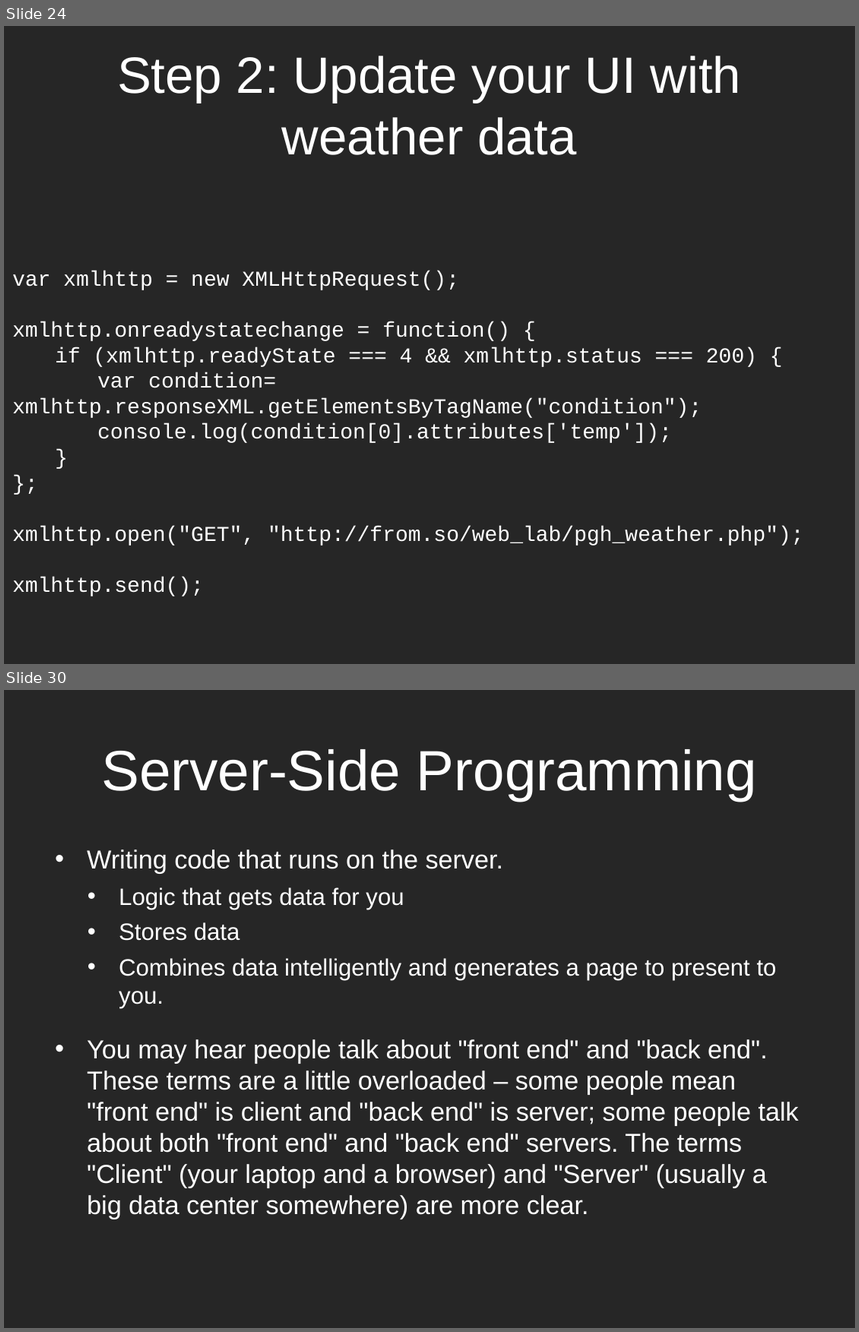
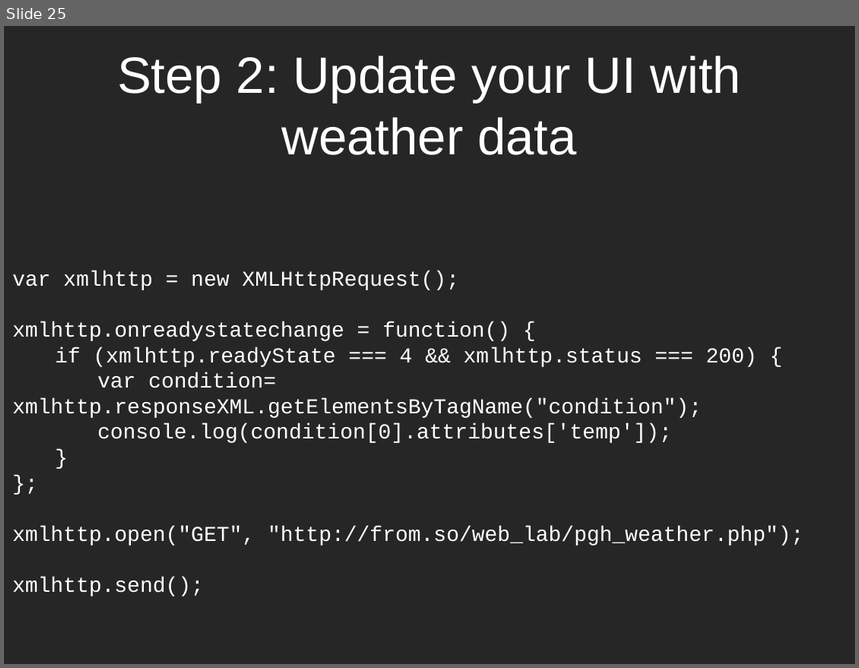
Before and after one commit to dantasse/ssuiweb2014, a slide deck: week08/week08.pptx. Shown one above the other, each under a label of ours: slides 24 and 30 before the commit, slide 25 after it; the slides between them are not shown. The pictures are 859x1332 and 859x668 pixels, drawn with LibreOffice and Linux fonts; fonts in the diff are those of the drawing. Boxes give left, top, right and bottom in pixels: in the first picture for what was removed or moved away, otherwise in the second. Text is boxed around its words. In the diff, an @@ line names an element or a change of style, - is before the commit and + after.

```diff
--- a/week08/week08.pptx
+++ b/week08/week08.pptx
@@ slide 30 removed at box(4, 690, 855, 1328), background #262626 @@
@@ title removed at box(101, 749, 757, 801) @@
-Server-Side Programming
@@ text removed at box(87, 850, 799, 1220) @@
-• Writing code that runs on the server.
-  • Logic that gets data for you
-  • Stores data
-  • Combines data intelligently and generates a page to present to you.
-• You may hear people talk about "front end" and "back end". These terms are a little overloaded – some people mean "front end" is client and "back end" is server; some people talk about both "front end" and "back end" servers. The terms "Client" (your laptop and a browser) and "Server" (usually a big data center somewhere) are more clear.
@@ what was slide 24 is now slide 25 @@
```
Also in this commit, not shown: 2 slides changed, 2 slides added, 31 other slides removed, 2 other files.
